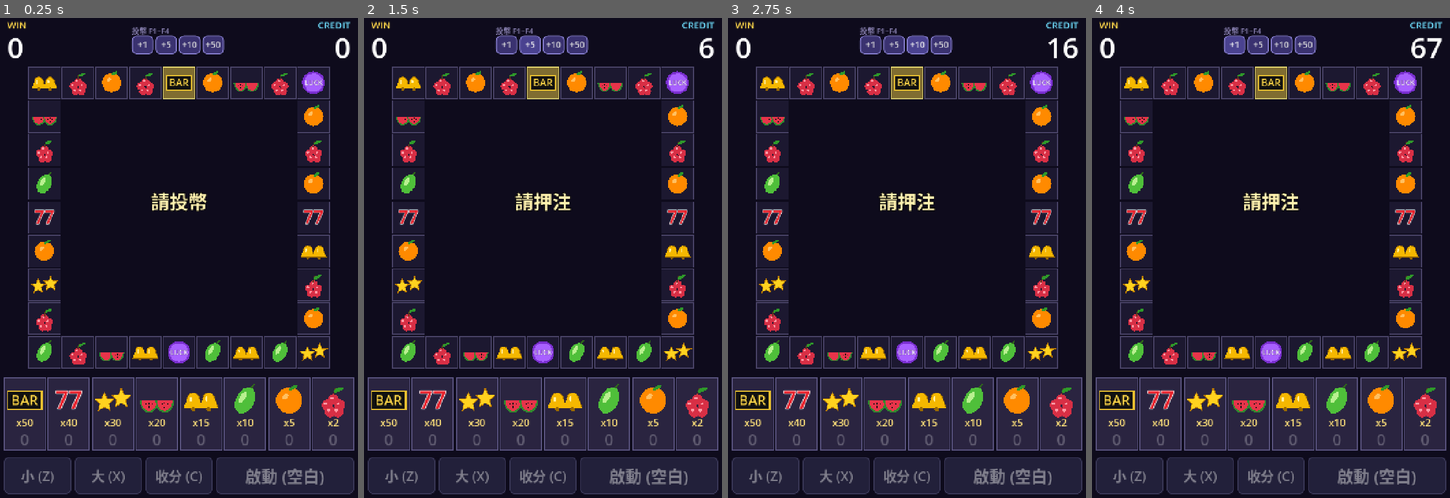
Above: before the commit, frames 1-4 (left to right).
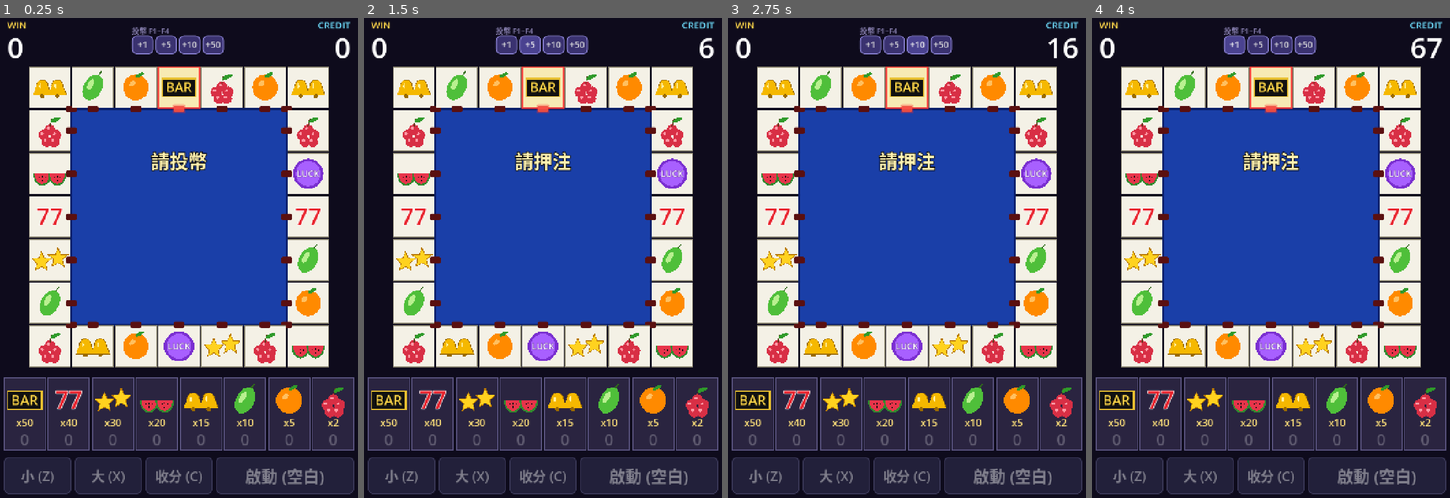
Above: after the commit, the same moments.

Repository: frank88888/leopard
Game: Godot game, scene res://scenes/main.tscn
Same seed, same stepped clock (60 frames per second), same inputs: the game is played once before the commit and once after it.
Inputs:
- Up to frame 1 (0.25 s): no input
- Up to frame 2 (1.5 s): click "+1" at 0.5 s; click "+5" at 1.25 s
- Up to frame 3 (2.75 s): click "+10" at 2 s
- Up to frame 4 (4 s): click "+50" at 2.75 s; click "+1" at 3.5 s

The runs differ from the first frame. In frame 1, 52% of the frame differs, in the area x 7-93%, y 10-74%; in frame 2, 52%; in frame 3, 52%; in frame 4, 52%.

Commit message:
Rework ring to 7x7 (24 cells) and restyle LEDs like the reference machine
- Ring: 9 icons per side -> 7 per side (32 -> 24 cells); new cell layout
  in config/ring_layout.json, RING_SIZE = 24, Ring.grid_pos remapped for
  a 7x7 ring, SpinPlan comment updated to mod 24
- Odds are independent of cell count, so RTP is unchanged (~0.928)
- UI: blue centre panel, cream cell tiles, resized ring/centre label/dice
  positions in main.gd
- Running lights: placed at the inward-side centre of each non-corner
  icon (BAR and corners unchanged), drawn as rounded-corner 32x20 LED
  rectangles instead of circles, with a glow when active
- Tests and docs/SPEC.md updated for 24 cells and the new symbol counts
  (all tests pass)

Co-Authored-By: Claude Sonnet 5.5 <noreply@anthropic.com>

Diff:
--- a/leopard/config/ring_layout.json
+++ b/leopard/config/ring_layout.json
@@ -1,36 +1,28 @@
 {
  "cells": [
   "bar",
+  "lychee",
+  "orange",
+  "bell",
+  "lychee",
+  "luck",
+  "s77",
+  "green",
   "orange",
   "melon",
   "lychee",
+  "star",
   "luck",
   "orange",
-  "lychee",
-  "orange",
-  "s77",
   "bell",
   "lychee",
-  "orange",
+  "green",
   "star",
-  "green",
+  "s77",
+  "melon",
+  "lychee",
   "bell",
   "green",
-  "luck",
-  "bell",
-  "melon",
-  "lychee",
-  "green",
-  "lychee",
-  "star",
-  "orange",
-  "s77",
-  "green",
-  "lychee",
-  "melon",
-  "bell",
-  "lychee",
-  "orange",
-  "lychee"
+  "orange"
  ]
 }
--- a/leopard/scripts/core/game_config.gd
+++ b/leopard/scripts/core/game_config.gd
@@ -7,14 +7,14 @@
 const ODDS_PATH := "res://config/odds.json"
 const SETTINGS_PATH := "res://config/settings.json"
 
-const RING_SIZE := 32
+const RING_SIZE := 24
 const LUCK := -1  ## 環上 LUCK 格的符號代碼
 
 var symbol_ids: Array[String] = []
 var symbol_names: Array[String] = []
 var multipliers: Array[int] = []
 var jackpot_symbols: Array[int] = []
-var ring_cells: Array[int] = []  ## 長度 32,元素為符號索引或 LUCK
+var ring_cells: Array[int] = []  ## 長度 24,元素為符號索引或 LUCK
 var rtp_target := 0.93
 var luck_bonus_prob := 0.06
 var bonus_weights: Dictionary = {1: 60, 2: 30, 3: 10}  ## 送燈次數 → 權重
--- a/leopard/scripts/core/ring.gd
+++ b/leopard/scripts/core/ring.gd
@@ -1,6 +1,6 @@
 class_name Ring
 extends RefCounted
-## 32 格環:索引 0 = 上邊中間(BAR),順時針。
+## 24 格環:索引 0 = 上邊中間(BAR),順時針。
 
 var cells: Array[int] = []
 
@@ -24,15 +24,15 @@
 	return c[rng.randi_range(0, c.size() - 1)]
 
 
-## 索引 → 9x9 方環上的 (col,row),順時針,索引 0 在上邊正中 (4,0)。
+## 索引 → 7x7 方環上的 (col,row),順時針,索引 0 在上邊正中 (3,0)。
 static func grid_pos(idx: int) -> Vector2i:
 	idx = posmod(idx, GameConfig.RING_SIZE)
-	if idx <= 4:
-		return Vector2i(4 + idx, 0)
-	if idx <= 12:
-		return Vector2i(8, idx - 4)
-	if idx <= 20:
-		return Vector2i(8 - (idx - 12), 8)
-	if idx <= 28:
-		return Vector2i(0, 8 - (idx - 20))
-	return Vector2i(idx - 28, 0)
+	if idx <= 3:
+		return Vector2i(3 + idx, 0)
+	if idx <= 9:
+		return Vector2i(6, idx - 3)
+	if idx <= 15:
+		return Vector2i(6 - (idx - 9), 6)
+	if idx <= 21:
+		return Vector2i(0, 6 - (idx - 15))
+	return Vector2i(idx - 21, 0)
--- a/leopard/scripts/core/spin_plan.gd
+++ b/leopard/scripts/core/spin_plan.gd
@@ -1,7 +1,7 @@
 class_name SpinPlan
 extends RefCounted
 ## 跑燈步進間隔。加速依自由落體 Δ_n = Δ1·(√n − √(n−1)),等速,減速為加速的時間反轉。
-## 保證 (start + 總步數) mod 32 == target。
+## 保證 (start + 總步數) mod 24 == target。
 
 var intervals: Array[float] = []  ## 第 k 步前的等待秒數
 var accel_steps := 0
--- a/leopard/scripts/ui/main.gd
+++ b/leopard/scripts/ui/main.gd
@@ -80,12 +80,12 @@
 
 	# 跑燈環
 	ring_view = RingView.new()
-	ring_view.position = Vector2(90, 150)
+	ring_view.position = Vector2(92, 150)
 	add_child(ring_view)
 	ring_view.setup(cfg.ring_cells, cfg.symbol_ids)
 	center_label = Label.new()
 	center_label.position = Vector2(190, 400)
-	center_label.size = Vector2(700, 300)
+	center_label.size = Vector2(620, 260)
 	center_label.horizontal_alignment = HORIZONTAL_ALIGNMENT_CENTER
 	center_label.vertical_alignment = VERTICAL_ALIGNMENT_CENTER
 	center_label.autowrap_mode = TextServer.AUTOWRAP_WORD_SMART
@@ -94,9 +94,9 @@
 	center_label.add_theme_constant_override("outline_size", 8)
 	center_label.add_theme_color_override("font_outline_color", Color.BLACK)
 	ring_view.add_child(center_label)
-	center_label.position = Vector2(100, 250)
+	center_label.position = Vector2(138, 150)
 	dice_view = DiceView.new()
-	dice_view.position = Vector2(270, 500)
+	dice_view.position = Vector2(268, 520)
 	dice_view.visible = false
 	ring_view.add_child(dice_view)
 
--- a/leopard/scripts/ui/ring_view.gd
+++ b/leopard/scripts/ui/ring_view.gd
@@ -1,8 +1,8 @@
 class_name RingView
 extends Control
-## 9x9 方環跑燈:32 格,索引 0 在上邊正中,順時針。
+## 7x7 方環跑燈:24 格,索引 0 在上邊正中,順時針。
 
-const CELL := 100.0
+const CELL := 128.0
 
 var cells: Array[int] = []
 var ids: Array[String] = []
@@ -18,7 +18,7 @@
 	ids = symbol_ids
 	glow.resize(GameConfig.RING_SIZE)
 	glow.fill(0.0)
-	custom_minimum_size = Vector2(CELL * 9, CELL * 9)
+	custom_minimum_size = Vector2(CELL * 7, CELL * 7)
 	size = custom_minimum_size
 	for i in GameConfig.RING_SIZE:
 		var icon := SymbolIcon.new("luck" if cells[i] == GameConfig.LUCK else ids[cells[i]])
@@ -54,20 +54,44 @@
 
 func _draw() -> void:
 	var blink := int(_t * 6.0) % 2 == 0
+	# 中央藍色底板(參考機台風格)
+	draw_rect(Rect2(Vector2(CELL, CELL), Vector2(CELL * 5, CELL * 5)), Color("1a3fa8"))
+	draw_rect(Rect2(Vector2(CELL, CELL), Vector2(CELL * 5, CELL * 5)), Color("0a1f6a"), false, 6.0)
 	for i in glow.size():
 		var r := cell_rect(i).grow(-3)
-		var base := Color("1c1830")
-		draw_rect(r, base)
+		draw_rect(r, Color("f4f1e6"))
+		draw_rect(r, Color("8a8570"), false, 2.0)
 		var g := glow[i]
 		if i == rest_cell:
 			g = maxf(g, 0.8)
 		if flash.has(i):
 			g = 1.0 if blink else 0.15
+		# 格子內側(朝中央)的紅色跑燈點
+		var c := cell_rect(i).get_center()
+		var g2 := Ring.grid_pos(i)
+		var inward := Vector2(signf(3.0 - g2.x), signf(3.0 - g2.y))
+		var on_x_edge := g2.x == 0 or g2.x == 6
+		var on_y_edge := g2.y == 0 or g2.y == 6
+		if on_y_edge and not on_x_edge:
+			inward.x = 0.0  # 上/下邊:燈在圖示內側邊的正中央
+		elif on_x_edge and not on_y_edge:
+			inward.y = 0.0  # 左/右邊同理
+		var dot := c + inward * CELL * 0.5
+		_led(dot, Vector2(32, 20), Color("5a1010"))
 		if g > 0.0:
-			draw_rect(r, Color(1.0, 0.85, 0.2, 0.55 * g))
-			draw_rect(r, Color(1.0, 0.95, 0.5, g), false, 5.0)
-		else:
-			draw_rect(r, Color("4a4468"), false, 2.0)
+			draw_rect(r, Color(1.0, 0.85, 0.2, 0.35 * g))
+			draw_rect(r, Color(1.0, 0.2, 0.2, g), false, 5.0)
+			_led(dot, Vector2(32, 20) + Vector2(10, 10) * g, Color(1.0, 0.15, 0.15, 0.4 * g))
+			_led(dot, Vector2(32, 20), Color(1.0, 0.35, 0.3, g))
 	if jackpot_flash > 0.0:
 		var a := 0.5 * jackpot_flash * (1.0 if blink else 0.4)
 		draw_rect(Rect2(Vector2.ZERO, size), Color(1, 0.9, 0.3, a))
+
+
+## 圓角方形 LED(非正方形)。
+func _led(center: Vector2, sz: Vector2, col: Color) -> void:
+	var sb := StyleBoxFlat.new()
+	sb.bg_color = col
+	sb.set_corner_radius_all(6)
+	sb.anti_aliasing = true
+	draw_style_box(sb, Rect2(center - sz / 2.0, sz))
--- a/leopard/tests/run_tests.gd
+++ b/leopard/tests/run_tests.gd
@@ -34,25 +34,25 @@
 func test_config_and_ring(cfg: GameConfig) -> void:
 	print("ring")
 	var cells := cfg.ring_cells
-	check(cells.size() == 32, "32 cells")
+	check(cells.size() == 24, "24 cells")
 	check(cells[0] == 0, "cell 0 is BAR")
 	var counts := {}
 	for c in cells:
 		counts[c] = counts.get(c, 0) + 1
-	var expect := {0: 1, 1: 2, 2: 2, 3: 3, 4: 4, 5: 4, 6: 6, 7: 8, GameConfig.LUCK: 2}
+	var expect := {0: 1, 1: 2, 2: 2, 3: 2, 4: 3, 5: 3, 6: 4, 7: 5, GameConfig.LUCK: 2}
 	check(counts == expect, "cell counts " + str(counts))
-	for i in 32:
-		check(cells[i] != cells[(i + 1) % 32], "no adjacent same at %d" % i)
+	for i in 24:
+		check(cells[i] != cells[(i + 1) % 24], "no adjacent same at %d" % i)
 	var seen := {}
-	for i in 32:
+	for i in 24:
 		var p := Ring.grid_pos(i)
-		check(p.x == 0 or p.x == 8 or p.y == 0 or p.y == 8, "on border %d" % i)
+		check(p.x == 0 or p.x == 6 or p.y == 0 or p.y == 6, "on border %d" % i)
 		seen[p] = true
-	check(seen.size() == 32, "grid positions unique")
-	check(Ring.grid_pos(0) == Vector2i(4, 0), "idx0 top middle")
-	check(Ring.grid_pos(1) == Vector2i(5, 0), "idx1 moves right")
-	check(Ring.grid_pos(4) == Vector2i(8, 0) and Ring.grid_pos(12) == Vector2i(8, 8), "corners")
-	check(Ring.grid_pos(20) == Vector2i(0, 8) and Ring.grid_pos(28) == Vector2i(0, 0), "corners 2")
+	check(seen.size() == 24, "grid positions unique")
+	check(Ring.grid_pos(0) == Vector2i(3, 0), "idx0 top middle")
+	check(Ring.grid_pos(1) == Vector2i(4, 0), "idx1 moves right")
+	check(Ring.grid_pos(3) == Vector2i(6, 0) and Ring.grid_pos(9) == Vector2i(6, 6), "corners")
+	check(Ring.grid_pos(15) == Vector2i(0, 6) and Ring.grid_pos(21) == Vector2i(0, 0), "corners 2")
 
 
 func test_odds(cfg: GameConfig) -> void:
@@ -214,12 +214,12 @@
 	print("spin plan")
 	var fi: float = cfg.s["first_interval"]
 	var mi: float = cfg.s["min_interval"]
-	for start in 32:
-		for target in 32:
+	for start in 24:
+		for target in 24:
 			var laps := 2 + (start + target) % 2
 			var p := SpinPlan.build(start, target, laps, fi, mi)
-			check((start + p.total_steps()) % 32 == target, "stop at target %d->%d" % [start, target])
-			check(p.cruise_steps >= laps * 32, "cruise >= laps")
+			check((start + p.total_steps()) % 24 == target, "stop at target %d->%d" % [start, target])
+			check(p.cruise_steps >= laps * 24, "cruise >= laps")
 	var p0 := SpinPlan.build(0, 5, 2, fi, mi)
 	for i in range(1, p0.accel_steps):
 		check(p0.intervals[i] <= p0.intervals[i - 1], "accel monotonic")
Not shown, changed: leopard/docs/SPEC.md
